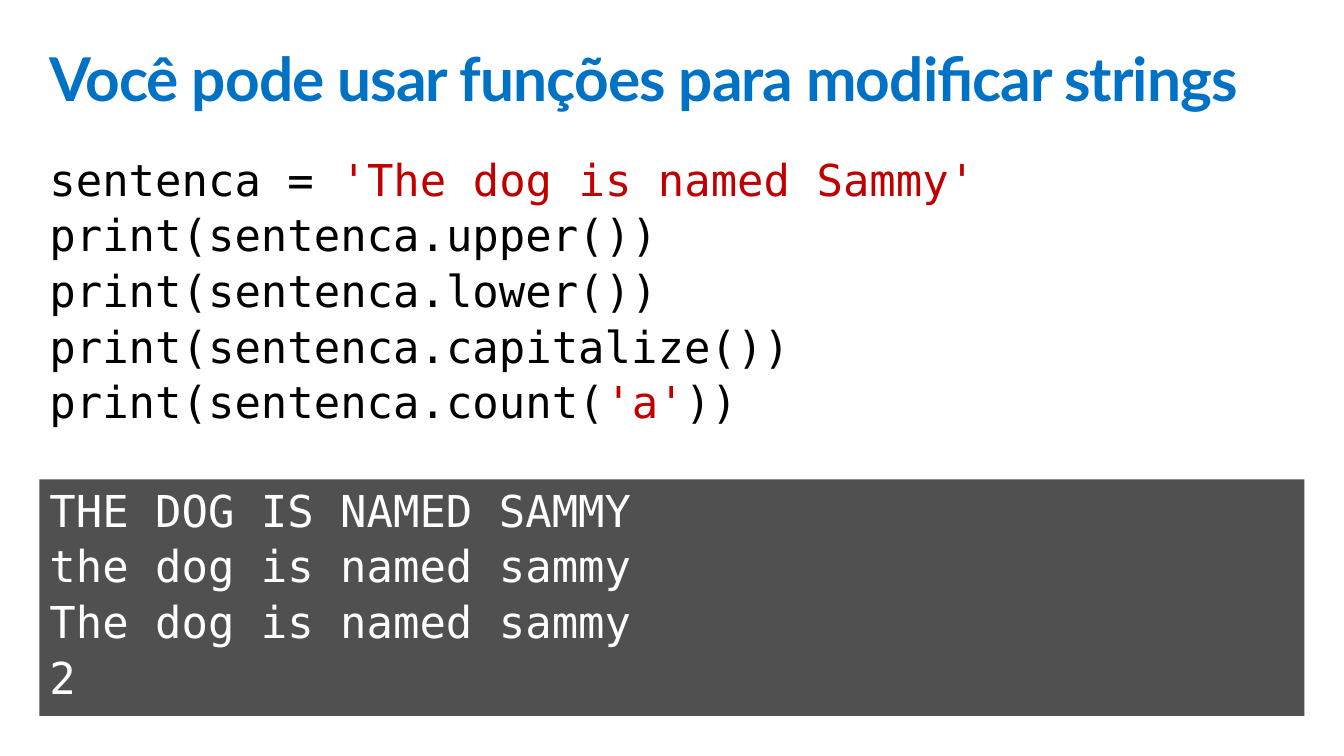
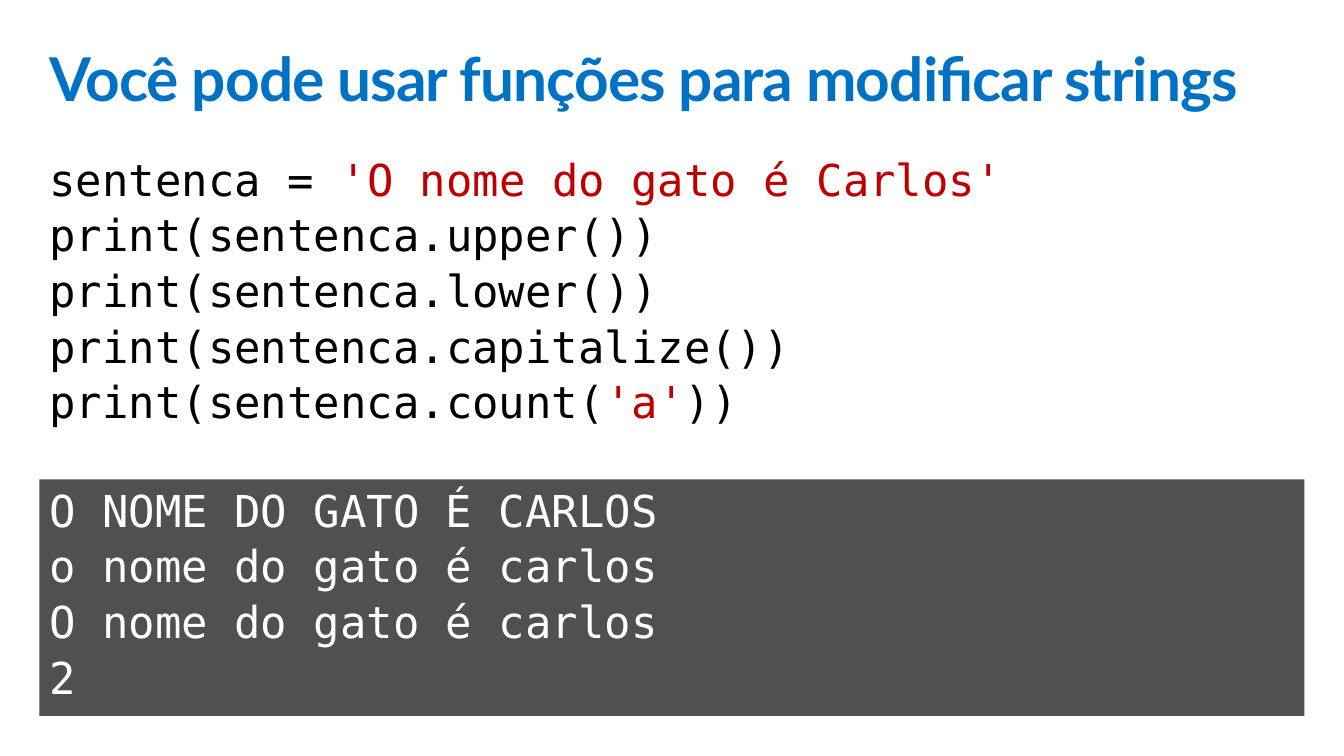
Before and after one commit to cyz/c9-python-getting-started, a slide deck: slide 4 of python-for-beginners/Slides/4 - StringVariables.pptx. Drawn at 1344x756 pixels with LibreOffice and Linux fonts; fonts in the diff are those of the drawing. Boxes give left, top, right and bottom in pixels: in the first picture for what was removed or moved away, otherwise in the second. Text is boxed around its words. In the diff, an @@ line names an element or a change of style, - is before the commit and + after.

```diff
--- a/python-for-beginners/Slides/4 - StringVariables.pptx
+++ b/python-for-beginners/Slides/4 - StringVariables.pptx
@@ text at bbox=[49, 161, 1002, 205]: text changed @@
-sentenca = 'The dog is named Sammy'
+sentenca = 'O nome do gato é Carlos'
@@ text in rectangle at bbox=[49, 491, 658, 648]: text changed @@
-THE DOG IS NAMED SAMMY
-the dog is named sammy
-The dog is named sammy
+O NOME DO GATO É CARLOS
+o nome do gato é carlos
+O nome do gato é carlos
```
Also in this commit, not shown: 3 other slides changed, 14 other files.
